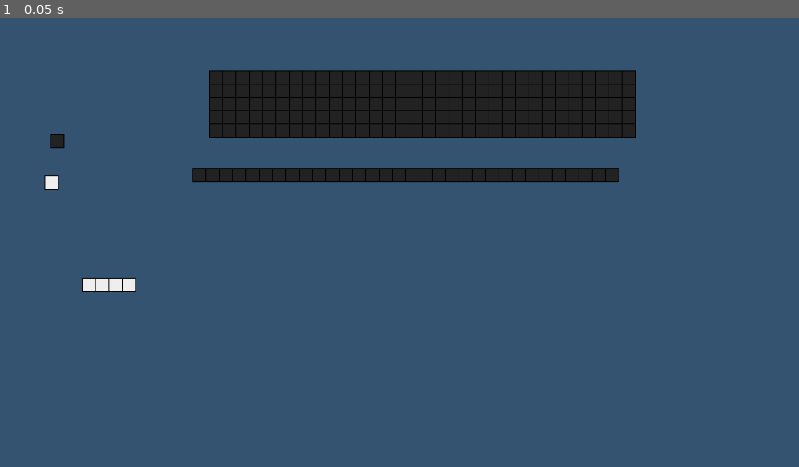
Above: before the commit, frame 1.
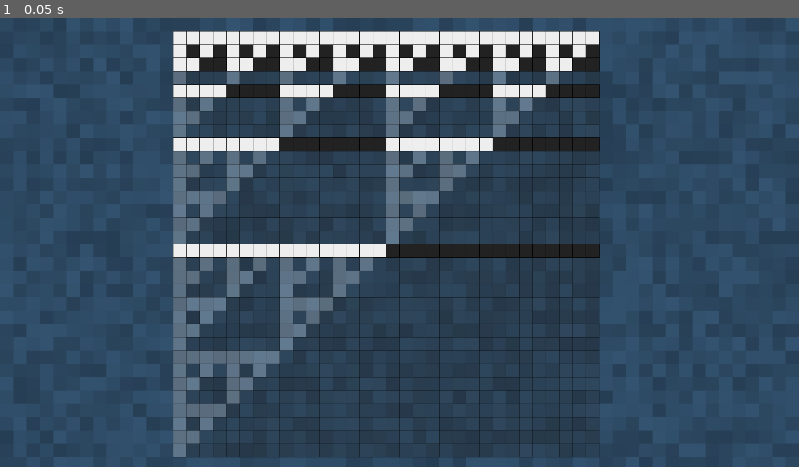
Above: after the commit, the same moment.

Repository: tangentstorm/fnarbmlyx
Game: Godot game, scene res://BinarySpace.tscn
Same seed, same stepped clock (60 frames per second), same inputs: the game is played once before the commit and once after it.
Inputs:
- Up to frame 1 (0.05 s): no input

The runs differ from the first frame. In frame 1, 50% of the frame differs, in the area x 0-100%, y 0-100%.

Commit message:
TruthTable, ShadedGrid, diagrams of binary signal 'primes'

Diff:
--- a/BinarySpace.tscn
+++ b/BinarySpace.tscn
@@ -1,8 +1,7 @@
-[gd_scene load_steps=4 format=2]
-
-[ext_resource path="res://Rect.gd" type="Script" id=1]
-[ext_resource path="res://NodeArray.gd" type="Script" id=2]
-[ext_resource path="res://NodeArray.tscn" type="PackedScene" id=3]
+[gd_scene load_steps=3 format=2]
+
+[ext_resource path="res://TruthTable.tscn" type="PackedScene" id=1]
+[ext_resource path="res://ShadedGrid.gd" type="Script" id=2]
 
 [node name="Node2D" type="Node2D"]
 
@@ -10,6 +9,7 @@
 margin_right = 1920.0
 margin_bottom = 1080.0
 color = Color( 0.2, 0.32549, 0.439216, 1 )
+script = ExtResource( 2 )
 __meta__ = {
 "_edit_lock_": true,
 "_edit_use_anchors_": false
@@ -22,55 +22,329 @@
 "_edit_lock_": true
 }
 
-[node name="O" type="ColorRect" parent="."]
-margin_left = 121.908
-margin_top = 280.463
-margin_right = 153.908
-margin_bottom = 312.463
-rect_min_size = Vector2( 32, 32 )
-color = Color( 0.133333, 0.133333, 0.133333, 1 )
-script = ExtResource( 1 )
+[node name="VBoxContainer" type="VBoxContainer" parent="."]
+visible = false
+margin_left = 384.0
+margin_top = 128.0
+margin_right = 1408.0
+margin_bottom = 556.0
+custom_constants/separation = 0
 __meta__ = {
+"_edit_lock_": true,
 "_edit_use_anchors_": false
 }
-strokeWidth = 2.0
-
-[node name="I" type="ColorRect" parent="."]
-margin_left = 107.924
-margin_top = 380.35
-margin_right = 139.924
-margin_bottom = 412.35
-rect_min_size = Vector2( 32, 32 )
-color = Color( 0.933333, 0.933333, 0.933333, 1 )
-script = ExtResource( 1 )
+
+[node name="x4" parent="VBoxContainer" instance=ExtResource( 1 )]
+margin_right = 1024.0
+margin_bottom = 32.0
+bits = 65535
+
+[node name="x3" parent="VBoxContainer" instance=ExtResource( 1 )]
+margin_top = 32.0
+margin_right = 1024.0
+margin_bottom = 64.0
+bits = 16711935
+
+[node name="x2" parent="VBoxContainer" instance=ExtResource( 1 )]
+margin_top = 64.0
+margin_right = 1024.0
+margin_bottom = 96.0
+bits = 252645135
+
+[node name="x1" parent="VBoxContainer" instance=ExtResource( 1 )]
+margin_top = 96.0
+margin_right = 1024.0
+margin_bottom = 128.0
+bits = 858993459
+
+[node name="x0" parent="VBoxContainer" instance=ExtResource( 1 )]
+margin_top = 128.0
+margin_right = 1024.0
+margin_bottom = 160.0
+
+[node name="HSeparator" type="Control" parent="VBoxContainer"]
+margin_top = 160.0
+margin_right = 1024.0
+margin_bottom = 176.0
+rect_min_size = Vector2( 0, 16 )
+
+[node name="O" parent="VBoxContainer" instance=ExtResource( 1 )]
+margin_top = 176.0
+margin_right = 1024.0
+margin_bottom = 208.0
+bits = 0
+
+[node name="I" parent="VBoxContainer" instance=ExtResource( 1 )]
+margin_top = 208.0
+margin_right = 1024.0
+margin_bottom = 240.0
+bits = 4294967295
+
+[node name="HSeparator2" type="Control" parent="VBoxContainer"]
+margin_top = 240.0
+margin_right = 1024.0
+margin_bottom = 256.0
+rect_min_size = Vector2( 0, 16 )
+
+[node name="nx0" parent="VBoxContainer" instance=ExtResource( 1 )]
+modulate = Color( 1, 1, 1, 0.364706 )
+margin_top = 256.0
+margin_right = 1024.0
+margin_bottom = 288.0
+bits = 2863311530
+
+[node name="nx1" parent="VBoxContainer" instance=ExtResource( 1 )]
+modulate = Color( 1, 1, 1, 0.364706 )
+margin_top = 288.0
+margin_right = 1024.0
+margin_bottom = 320.0
+bits = 3435973836
+
+[node name="nx2" parent="VBoxContainer" instance=ExtResource( 1 )]
+modulate = Color( 1, 1, 1, 0.364706 )
+margin_top = 320.0
+margin_right = 1024.0
+margin_bottom = 352.0
+bits = 4042322160
+
+[node name="nx3" parent="VBoxContainer" instance=ExtResource( 1 )]
+modulate = Color( 1, 1, 1, 0.364706 )
+margin_top = 352.0
+margin_right = 1024.0
+margin_bottom = 384.0
+bits = 4278255360
+
+[node name="nx4" parent="VBoxContainer" instance=ExtResource( 1 )]
+modulate = Color( 1, 1, 1, 0.364706 )
+margin_top = 384.0
+margin_right = 1024.0
+margin_bottom = 416.0
+bits = 4294901760
+
+[node name="VBoxContainer2" type="VBoxContainer" parent="."]
+margin_left = 416.0
+margin_top = 32.0
+margin_right = 1440.0
+margin_bottom = 1056.0
+custom_constants/separation = 0
 __meta__ = {
+"_edit_lock_": true,
 "_edit_use_anchors_": false
 }
-strokeWidth = 2.0
-
-[node name="NodeArray" parent="." instance=ExtResource( 3 )]
-
-[node name="row" type="Container" parent="."]
-margin_left = 463.042
-margin_top = 362.156
-margin_right = 463.042
-margin_bottom = 362.156
-script = ExtResource( 2 )
-__meta__ = {
-"_editor_description_": ""
-}
-ref = NodePath("../O")
-num = 32
-
-[node name="col" type="Container" parent="."]
-margin_left = 502.996
-margin_top = 255.051
-margin_right = 502.996
-margin_bottom = 255.051
-script = ExtResource( 2 )
-__meta__ = {
-"_edit_use_anchors_": false
-}
-ref = NodePath("../row")
-dxy = Vector2( 0, -32 )
-num = 5
+
+[node name="row0" parent="VBoxContainer2" instance=ExtResource( 1 )]
+margin_right = 1024.0
+margin_bottom = 32.0
+bits = 4294967295
+
+[node name="row1" parent="VBoxContainer2" instance=ExtResource( 1 )]
+margin_top = 32.0
+margin_right = 1024.0
+margin_bottom = 64.0
+bits = 2863311530
+
+[node name="row2" parent="VBoxContainer2" instance=ExtResource( 1 )]
+margin_top = 64.0
+margin_right = 1024.0
+margin_bottom = 96.0
+bits = 3435973836
+
+[node name="row3" parent="VBoxContainer2" instance=ExtResource( 1 )]
+modulate = Color( 1, 1, 1, 0.25098 )
+margin_top = 96.0
+margin_right = 1024.0
+margin_bottom = 128.0
+bits = 2290649224
+
+[node name="row4" parent="VBoxContainer2" instance=ExtResource( 1 )]
+margin_top = 128.0
+margin_right = 1024.0
+margin_bottom = 160.0
+bits = 4042322160
+
+[node name="row5" parent="VBoxContainer2" instance=ExtResource( 1 )]
+modulate = Color( 1, 1, 1, 0.25098 )
+margin_top = 160.0
+margin_right = 1024.0
+margin_bottom = 192.0
+bits = 2694881440
+
+[node name="row6" parent="VBoxContainer2" instance=ExtResource( 1 )]
+modulate = Color( 1, 1, 1, 0.25098 )
+margin_top = 192.0
+margin_right = 1024.0
+margin_bottom = 224.0
+bits = 3233857728
+
+[node name="row7" parent="VBoxContainer2" instance=ExtResource( 1 )]
+modulate = Color( 1, 1, 1, 0.25098 )
+margin_top = 224.0
+margin_right = 1024.0
+margin_bottom = 256.0
+bits = 2155905152
+
+[node name="row8" parent="VBoxContainer2" instance=ExtResource( 1 )]
+margin_top = 256.0
+margin_right = 1024.0
+margin_bottom = 288.0
+bits = 4278255360
+
+[node name="row9" parent="VBoxContainer2" instance=ExtResource( 1 )]
+modulate = Color( 1, 1, 1, 0.25098 )
+margin_top = 288.0
+margin_right = 1024.0
+margin_bottom = 320.0
+bits = 2852170240
+
+[node name="row10" parent="VBoxContainer2" instance=ExtResource( 1 )]
+modulate = Color( 1, 1, 1, 0.25098 )
+margin_top = 320.0
+margin_right = 1024.0
+margin_bottom = 352.0
+bits = 3422604288
+
+[node name="row11" parent="VBoxContainer2" instance=ExtResource( 1 )]
+modulate = Color( 1, 1, 1, 0.25098 )
+margin_top = 352.0
+margin_right = 1024.0
+margin_bottom = 384.0
+bits = 2281736192
+
+[node name="row12" parent="VBoxContainer2" instance=ExtResource( 1 )]
+modulate = Color( 1, 1, 1, 0.25098 )
+margin_top = 384.0
+margin_right = 1024.0
+margin_bottom = 416.0
+bits = 4026593280
+
+[node name="row13" parent="VBoxContainer2" instance=ExtResource( 1 )]
+modulate = Color( 1, 1, 1, 0.25098 )
+margin_top = 416.0
+margin_right = 1024.0
+margin_bottom = 448.0
+bits = 2684395520
+
+[node name="row14" parent="VBoxContainer2" instance=ExtResource( 1 )]
+modulate = Color( 1, 1, 1, 0.25098 )
+margin_top = 448.0
+margin_right = 1024.0
+margin_bottom = 480.0
+bits = 3221274624
+
+[node name="row15" parent="VBoxContainer2" instance=ExtResource( 1 )]
+modulate = Color( 1, 1, 1, 0.25098 )
+margin_top = 480.0
+margin_right = 1024.0
+margin_bottom = 512.0
+bits = 2147516416
+
+[node name="row16" parent="VBoxContainer2" instance=ExtResource( 1 )]
+margin_top = 512.0
+margin_right = 1024.0
+margin_bottom = 544.0
+bits = 4294901760
+
+[node name="row17" parent="VBoxContainer2" instance=ExtResource( 1 )]
+modulate = Color( 1, 1, 1, 0.25098 )
+margin_top = 544.0
+margin_right = 1024.0
+margin_bottom = 576.0
+bits = 2863267840
+
+[node name="row18" parent="VBoxContainer2" instance=ExtResource( 1 )]
+modulate = Color( 1, 1, 1, 0.25098 )
+margin_top = 576.0
+margin_right = 1024.0
+margin_bottom = 608.0
+bits = 3435921408
+
+[node name="row19" parent="VBoxContainer2" instance=ExtResource( 1 )]
+modulate = Color( 1, 1, 1, 0.25098 )
+margin_top = 608.0
+margin_right = 1024.0
+margin_bottom = 640.0
+bits = 2290614272
+
+[node name="row20" parent="VBoxContainer2" instance=ExtResource( 1 )]
+modulate = Color( 1, 1, 1, 0.25098 )
+margin_top = 640.0
+margin_right = 1024.0
+margin_bottom = 672.0
+bits = 4042260480
+
+[node name="row21" parent="VBoxContainer2" instance=ExtResource( 1 )]
+modulate = Color( 1, 1, 1, 0.25098 )
+margin_top = 672.0
+margin_right = 1024.0
+margin_bottom = 704.0
+bits = 2694840320
+
+[node name="row22" parent="VBoxContainer2" instance=ExtResource( 1 )]
+modulate = Color( 1, 1, 1, 0.25098 )
+margin_top = 704.0
+margin_right = 1024.0
+margin_bottom = 736.0
+bits = 3233808384
+
+[node name="row23" parent="VBoxContainer2" instance=ExtResource( 1 )]
+modulate = Color( 1, 1, 1, 0.25098 )
+margin_top = 736.0
+margin_right = 1024.0
+margin_bottom = 768.0
+bits = 2155872256
+
+[node name="row24" parent="VBoxContainer2" instance=ExtResource( 1 )]
+modulate = Color( 1, 1, 1, 0.25098 )
+margin_top = 768.0
+margin_right = 1024.0
+margin_bottom = 800.0
+bits = 4278190080
+
+[node name="row25" parent="VBoxContainer2" instance=ExtResource( 1 )]
+modulate = Color( 1, 1, 1, 0.25098 )
+margin_top = 800.0
+margin_right = 1024.0
+margin_bottom = 832.0
+bits = 2852126720
+
+[node name="row26" parent="VBoxContainer2" instance=ExtResource( 1 )]
+modulate = Color( 1, 1, 1, 0.25098 )
+margin_top = 832.0
+margin_right = 1024.0
+margin_bottom = 864.0
+bits = 3422552064
+
+[node name="row27" parent="VBoxContainer2" instance=ExtResource( 1 )]
+modulate = Color( 1, 1, 1, 0.25098 )
+margin_top = 864.0
+margin_right = 1024.0
+margin_bottom = 896.0
+bits = 2281701376
+
+[node name="row28" parent="VBoxContainer2" instance=ExtResource( 1 )]
+modulate = Color( 1, 1, 1, 0.25098 )
+margin_top = 896.0
+margin_right = 1024.0
+margin_bottom = 928.0
+bits = 4026531840
+
+[node name="row29" parent="VBoxContainer2" instance=ExtResource( 1 )]
+modulate = Color( 1, 1, 1, 0.25098 )
+margin_top = 928.0
+margin_right = 1024.0
+margin_bottom = 960.0
+bits = 2684354560
+
+[node name="row30" parent="VBoxContainer2" instance=ExtResource( 1 )]
+modulate = Color( 1, 1, 1, 0.25098 )
+margin_top = 960.0
+margin_right = 1024.0
+margin_bottom = 992.0
+bits = 3221225472
+
+[node name="row31" parent="VBoxContainer2" instance=ExtResource( 1 )]
+modulate = Color( 1, 1, 1, 0.25098 )
+margin_top = 992.0
+margin_right = 1024.0
+margin_bottom = 1024.0
+bits = 2147483648
--- /dev/null
+++ b/ShadedGrid.gd
@@ -0,0 +1,12 @@
+tool extends ColorRect
+
+const cellSize = Vector2(32, 32)
+
+func _draw():
+	var xy = Vector2.ZERO
+	while xy.y < rect_size.y:
+		xy.x = 0
+		while xy.x < rect_size.x:
+			draw_rect(Rect2(xy, cellSize), Color(int(rand_range(0,64))))
+			xy.x += cellSize.x
+		xy.y += cellSize.y
--- /dev/null
+++ b/TruthTable.gd
@@ -0,0 +1,28 @@
+class_name TruthTable
+tool extends Control
+
+export var nvars : int = 5 setget _set_nvars
+export var bits : int = 0 setget _set_bits
+export var cellSize : Vector2 = Vector2(32, 32) setget _set_cellSize
+
+func _set_nvars(v):
+	nvars = int(clamp(v, 0, 5))
+	update()
+
+func _set_bits(v):
+	bits = v
+	update()
+
+func _set_cellSize(v):
+	cellSize = v
+	update()
+
+func _draw():
+	var w = 1 << nvars
+	self.rect_min_size = Vector2(cellSize.x * w, cellSize.y)
+	var xy = Vector2((w-1) * cellSize.x, 0)
+	for i in range(0, w):
+		var c = Color(0xEEEEEEFF) if 0<bits&(1<<i) else Color(0x222222FF)
+		draw_rect(Rect2(xy, cellSize), c)
+		draw_rect(Rect2(xy, cellSize), Color.black, false)
+		xy.x -= cellSize.x
--- /dev/null
+++ b/TruthTable.tscn
@@ -0,0 +1,11 @@
+[gd_scene load_steps=2 format=2]
+
+[ext_resource path="res://TruthTable.gd" type="Script" id=1]
+
+[node name="TruthTable" type="Control"]
+rect_min_size = Vector2( 1024, 32 )
+script = ExtResource( 1 )
+__meta__ = {
+"_edit_use_anchors_": false
+}
+bits = 1431655765
--- a/project.godot
+++ b/project.godot
@@ -18,10 +18,16 @@
 "class": "NodeArray",
 "language": "GDScript",
 "path": "res://NodeArray.gd"
+}, {
+"base": "Control",
+"class": "TruthTable",
+"language": "GDScript",
+"path": "res://TruthTable.gd"
 } ]
 _global_script_class_icons={
 "Circle": "",
-"NodeArray": ""
+"NodeArray": "",
+"TruthTable": ""
 }
 
 [application]
